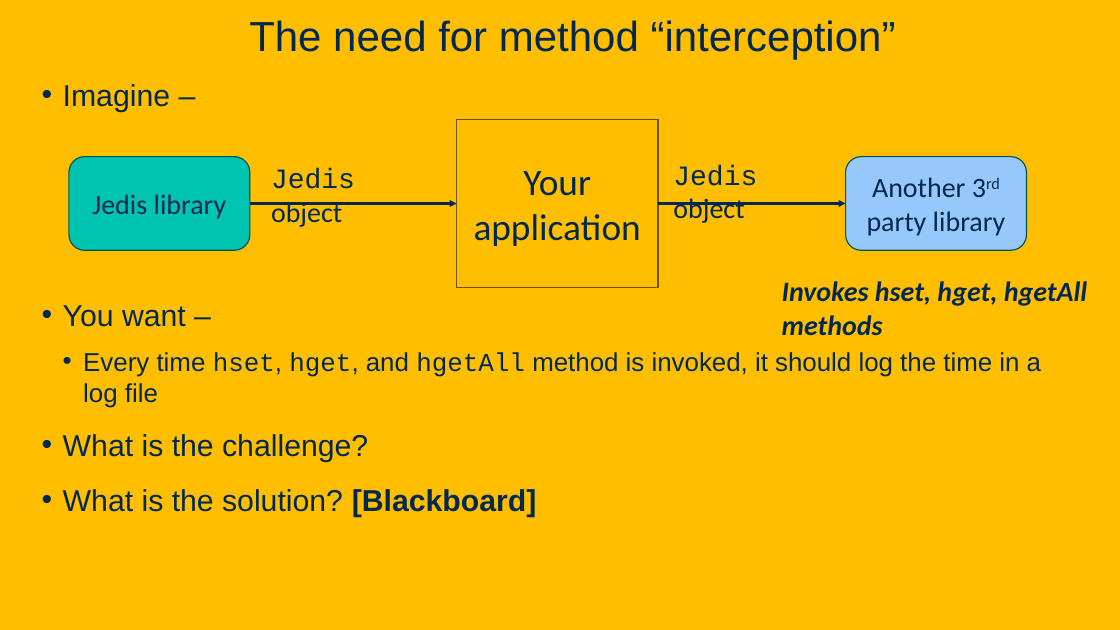
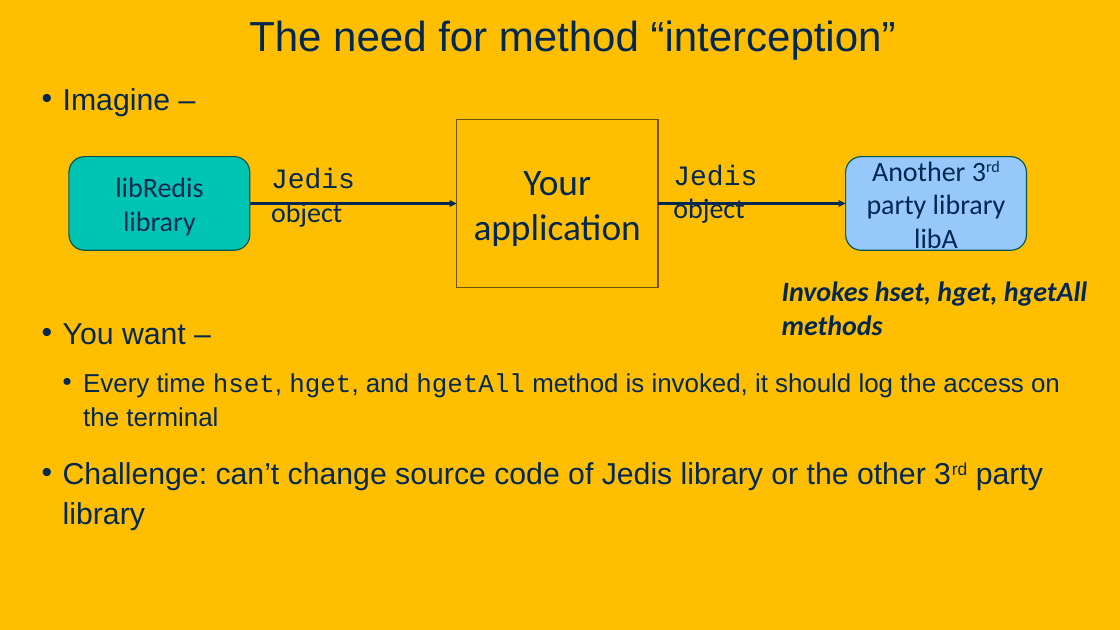
Before and after one commit to davsec-teaching/ECS160-Winter2025, a slide deck: slide 67 of slides/5_annotations_and_reflection.pptx (slide 62 before the commit). Drawn at 1120x630 pixels with LibreOffice and Linux fonts; fonts in the diff are those of the drawing; background and template pictures are left out. Boxes give left, top, right and bottom in pixels: in the first picture for what was removed or moved away, otherwise in the second. Text is boxed around its words. In the diff, an @@ line names an element or a change of style, - is before the commit and + after.

```diff
--- a/slides/5_annotations_and_reflection.pptx
+++ b/slides/5_annotations_and_reflection.pptx
@@ text at bbox=[63, 88, 186, 345]: line spacing 1 to 1.1 @@
@@ text in rounded rectangle at bbox=[115, 177, 203, 236]: text changed @@
-Jedis library
+libRedis library
@@ text in rounded rectangle at bbox=[867, 161, 1006, 255]: text changed @@
-Another 3rd party library
+Another 3rd party library libA
@@ text at bbox=[63, 373, 1060, 530]: text changed @@
-  • Every time hset, hget, and hgetAll method is invoked, it should log the time in a log file
-• What is the challenge?
-• What is the solution? [Blackboard]
+  • Every time hset, hget, and hgetAll method is invoked, it should log the access on the terminal
+• Challenge: can’t change source code of Jedis library or the other 3rd party library
```
Also in this commit, not shown: 13 other slides changed, 20 slides added, 3 slides removed.
